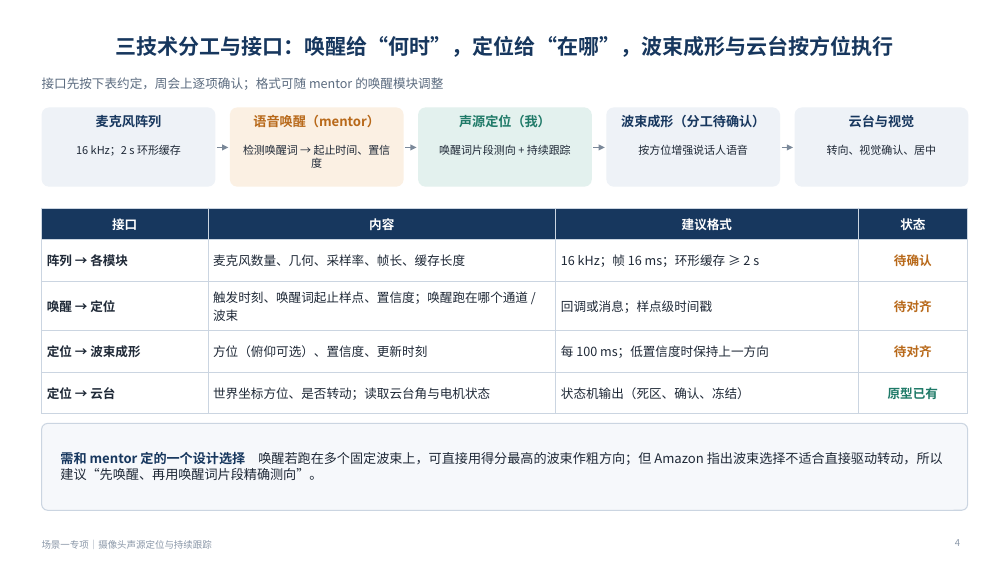
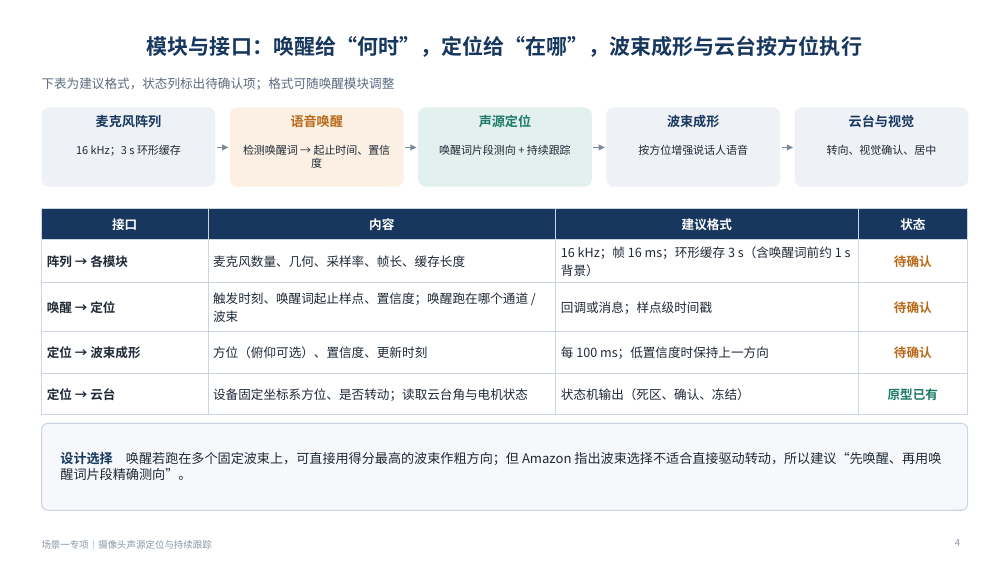
Before and after one commit to ZeroFoxxi/ssl-scene1, a slide deck: slide 4 of 场景一专项_摄像头声源定位与跟踪_方案选型与数据集.pptx. Drawn at 1008x567 pixels with LibreOffice and Linux fonts; fonts in the diff are those of the drawing. Boxes give left, top, right and bottom in pixels: in the first picture for what was removed or moved away, otherwise in the second. Text is boxed around its words. In the diff, an @@ line names an element or a change of style, - is before the commit and + after.

```diff
--- a/场景一专项_摄像头声源定位与跟踪_方案选型与数据集.pptx
+++ b/场景一专项_摄像头声源定位与跟踪_方案选型与数据集.pptx
@@ title at (147, 36, 862, 57): text changed @@
-三技术分工与接口：唤醒给“何时”，定位给“在哪”，波束成形与云台按方位执行
+模块与接口：唤醒给“何时”，定位给“在哪”，波束成形与云台按方位执行
@@ text at (42, 77, 395, 90): text changed @@
-接口先按下表约定，周会上逐项确认；格式可随 mentor 的唤醒模块调整
+下表为建议格式，状态列标出待确认项；格式可随唤醒模块调整
@@ text at (291, 112, 343, 130): text changed @@
-语音唤醒（mentor）
+语音唤醒
@@ text at (479, 115, 531, 127): text changed @@
-声源定位（我）
+声源定位
@@ text at (667, 115, 719, 127): text changed @@
-波束成形（分工待确认）
+波束成形
@@ text at (76, 145, 181, 156): text changed @@
-16 kHz；2 s 环形缓存
+16 kHz；3 s 环形缓存
@@ table at (42, 208, 968, 405) @@
-row 2, column 3: 16 kHz；帧 16 ms；环形缓存 ≥ 2 s
+row 2, column 3: 16 kHz；帧 16 ms；环形缓存 3 s（含唤醒词前约 1 s 背景）
-row 3, column 4: 待对齐
+row 3, column 4: 待确认
-row 4, column 4: 待对齐
+row 4, column 4: 待确认
-row 5, column 2: 世界坐标方位、是否转动；读取云台角与电机状态
+row 5, column 2: 设备固定坐标系方位、是否转动；读取云台角与电机状态
@@ text at (60, 452, 941, 480): text changed @@
-需和 mentor 定的一个设计选择 唤醒若跑在多个固定波束上，可直接用得分最高的波束作粗方向；但 Amazon 指出波束选择不适合直接驱动转动，所以建议“先唤醒、再用唤醒词片段精确测向”。
+设计选择 唤醒若跑在多个固定波束上，可直接用得分最高的波束作粗方向；但 Amazon 指出波束选择不适合直接驱动转动，所以建议“先唤醒、再用唤醒词片段精确测向”。
```
Also in this commit, not shown: 19 other slides changed, 2 slides added, 1 slide removed, 5 other files.
